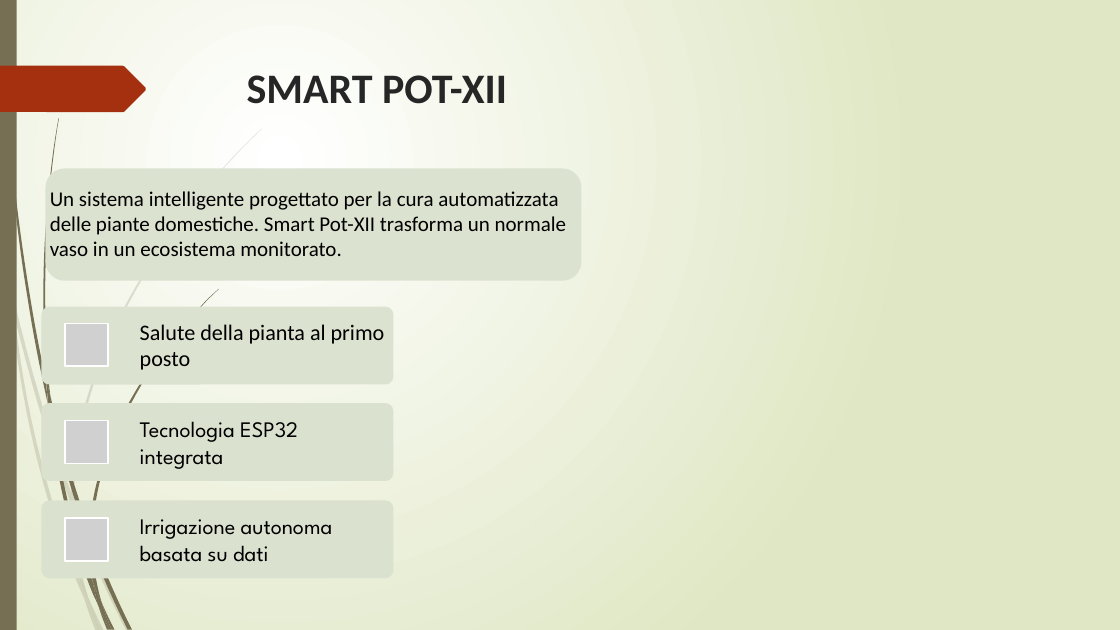
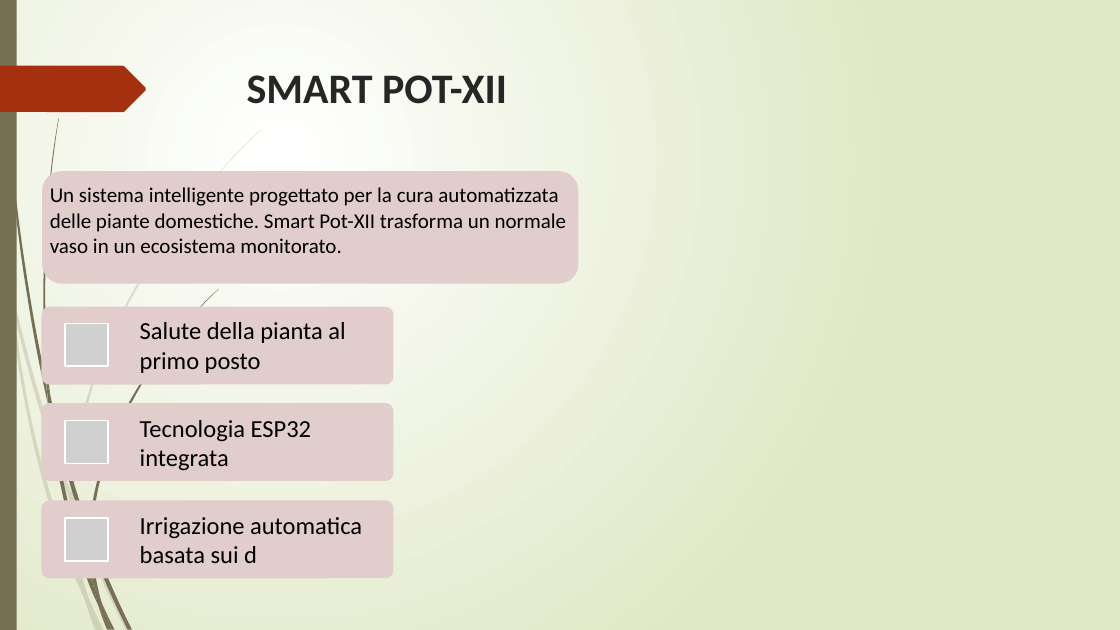
Before and after one commit to goldeneas/potxii, a slide deck: slide 2 of docs/Smart Garden.pptx. Drawn at 1120x630 pixels with LibreOffice and Linux fonts; fonts in the diff are those of the drawing; grey boxes stand for pictures; background and template pictures are left out. Boxes give left, top, right and bottom in pixels: in the first picture for what was removed or moved away, otherwise in the second. Text is boxed around its words. In the diff, an @@ line names an element or a change of style, - is before the commit and + after.

Commit message:
Modifica slide introduttiva

```diff
--- a/docs/Smart Garden.pptx
+++ b/docs/Smart Garden.pptx
@@ text "Un sistema intelligente progettato per ..." moved from (x1=50, y1=191, x2=566, y2=256) to (x1=50, y1=187, x2=566, y2=253) @@
@@ rounded rectangle moved from (x1=46, y1=169, x2=581, y2=280) to (x1=43, y1=172, x2=577, y2=283) @@
@@ rounded rectangle at (x1=43, y1=172, x2=577, y2=283): fill #DCE2D0 to #E1CDCC; outline #DCE2D0 1.25 pt to #E1CDCC 1.25 pt @@
@@ text "Salute della pianta al primo ..." at (x1=140, y1=322, x2=345, y2=373): size 19 to 21 pt @@
@@ text "Tecnologia ESP32 integrata" at (x1=140, y1=420, x2=311, y2=471): size 19 to 21 pt, font League Spartan to Calibri @@
@@ fill #DCE2D0 to #E1CDCC in 3 elements at (x1=41, y1=307, x2=393, y2=385), (x1=41, y1=403, x2=393, y2=481), (x1=41, y1=501, x2=393, y2=579) @@
@@ text at (x1=140, y1=517, x2=362, y2=563): text changed; size 19 to 21 pt; font League Spartan to Calibri @@
-Irrigazione autonoma basata su dati
+Irrigazione automatica basata sui d
```
